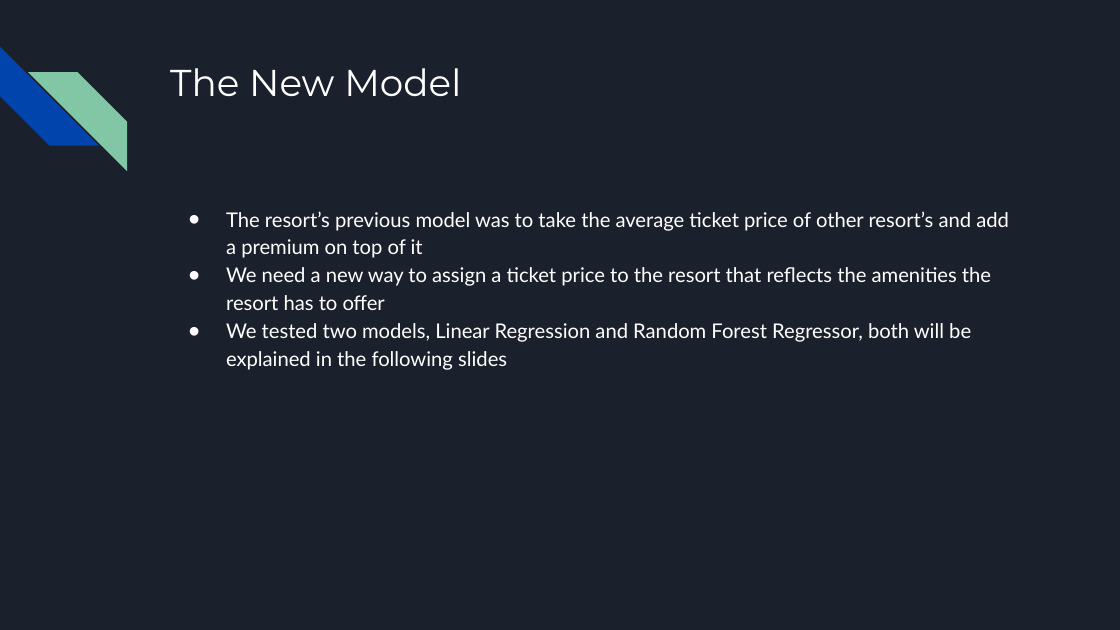
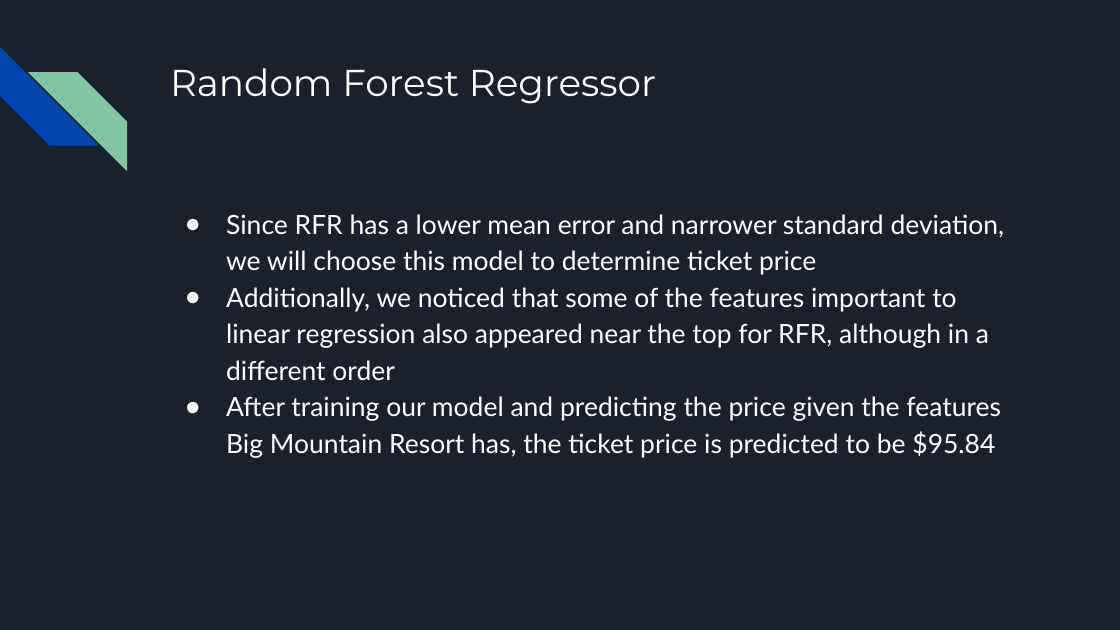
Before and after one commit to gsadecki/DataScienceGuidedCapstone, a slide deck: slide 4 of Guided Capstone Project Slide Deck.pptx. Drawn at 1120x630 pixels with LibreOffice and Linux fonts; fonts in the diff are those of the drawing. Boxes give left, top, right and bottom in pixels: in the first picture for what was removed or moved away, otherwise in the second. Text is boxed around its words. In the diff, an @@ line names an element or a change of style, - is before the commit and + after.

```diff
--- a/Guided Capstone Project Slide Deck.pptx
+++ b/Guided Capstone Project Slide Deck.pptx
@@ title at bbox=[170, 68, 656, 104]: text changed @@
-The New Model
+Random Forest Regressor
@@ text at bbox=[226, 214, 1005, 458]: text changed; size 13 to 17 pt @@
-● The resort’s previous model was to take the average ticket price of other resort’s and add a premium on top of it
-● We need a new way to assign a ticket price to the resort that reflects the amenities the resort has to offer
-● We tested two models, Linear Regression and Random Forest Regressor, both will be explained in the following slides
+● Since RFR has a lower mean error and narrower standard deviation, we will choose this model to determine ticket price
+● Additionally, we noticed that some of the features important to linear regression also appeared near the top for RFR, although in a different order
+● After training our model and predicting the price given the features Big Mountain Resort has, the ticket price is predicted to be $95.84
```
Also in this commit, not shown: 3 other slides changed, 3 slides added, 2 slides removed.
